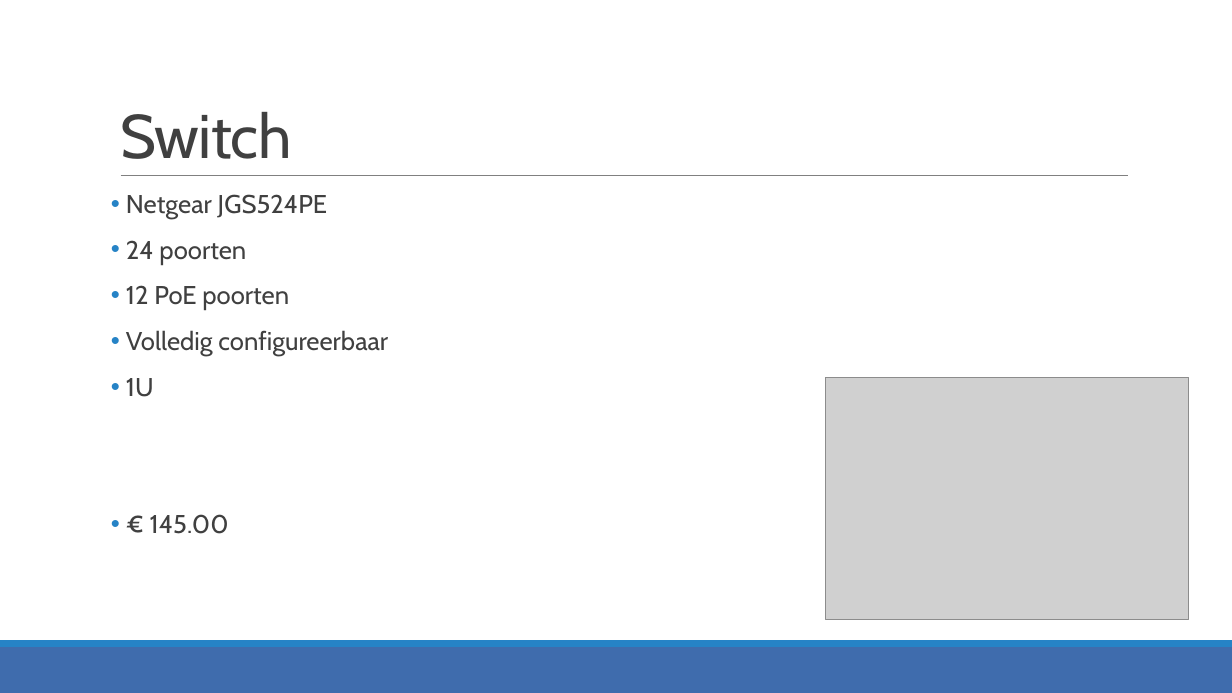
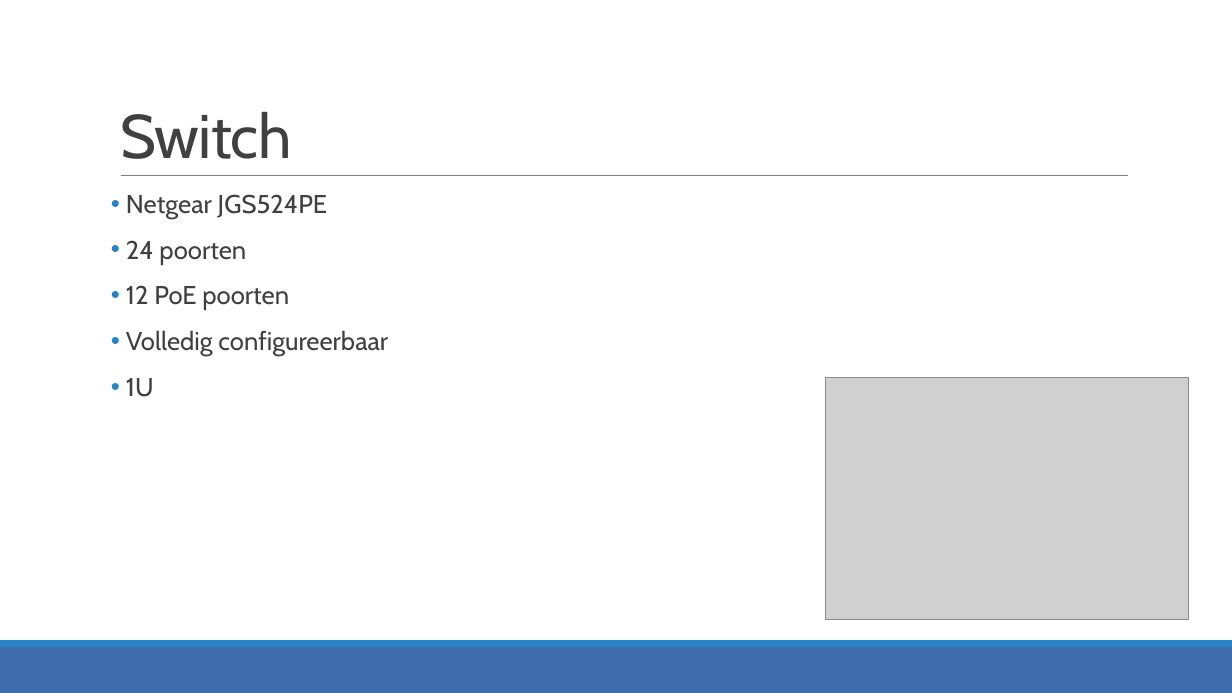
Before and after one commit to JensVL/projecten2, a slide deck: slide 8 of opdracht03/G24/Voorstelling G24.pptx. Drawn at 1232x693 pixels with LibreOffice and Linux fonts; fonts in the diff are those of the drawing; grey boxes stand for pictures. Boxes give left, top, right and bottom in pixels: in the first picture for what was removed or moved away, otherwise in the second. Text is boxed around its words. In the diff, an @@ line names an element or a change of style, - is before the commit and + after.

```diff
--- a/opdracht03/G24/Voorstelling G24.pptx
+++ b/opdracht03/G24/Voorstelling G24.pptx
@@ text at [150,514,229,534]: paragraph removed @@
-• € 145.00
```
Also in this commit, not shown: 5 other slides changed, 1 other file.
